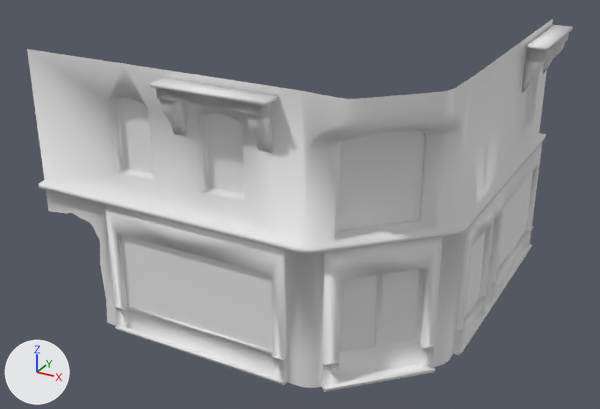
The FBX model LD48/Assets/GraphicBank/Mesh/ENV_Batiment_Corner_02.fbx as it was, and as the next commit left it.
Before and after are seen from a 50 mm camera at (11.04, -22.48, 14.12) aimed at (-1.03, -0.53, 3.15). The lights are fixed; the arrows at lower left show +X, +Y and +Z. Materials are left out; every surface is plain grey. Where no turn or scale is listed for an object, it has been applied to the vertices.

Names of what the first picture shows: 'ENV_Batiment_Corner_02'.
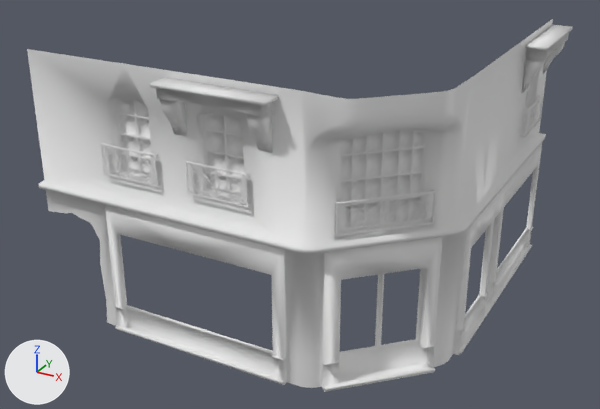
Where the change shows, as pixel boxes (x1, y1, x2, y2) in the pictures (600 x 409 px):
part 1 of me_cube_004, built on
    before: (117, 98, 538, 353)
    after: (100, 83, 544, 236)

The change, as a list of edits to the scene's bpy script:
```text
Change me_cube_004:
    used by ob_env_batiment_corner_02; location = (0.0, 0.0, 0.0)
    remove me_cube_004.from_pydata(...)  # 916 vertices, 830 faces; spans x -7.3..5.58, y -6.08..6.37, z 0.0..8.6
    add me_cube_004.from_pydata(...)  # 10422 vertices, 18024 faces; spans x -7.3..5.58, y -6.08..6.37, z 0.0..8.6
    me_cube_004 part 1: 52 vertices removed from x -4.44..4.9, y -5.44..6.09, z 0.91..7.58; 9478 vertices added at x -4.71..5.11, y -5.62..5.43, z 4.61..7.58
    me_cube_004 part 2: the surface is now shaded flat
```
